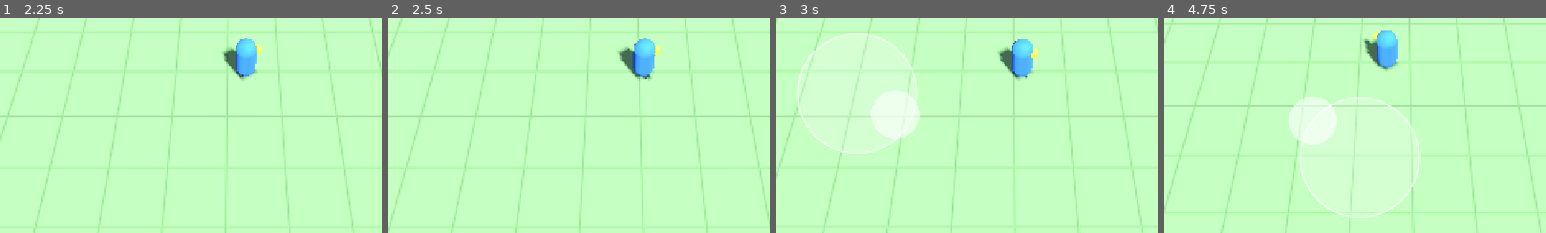
Above: before the commit, frames 1-4 (left to right).
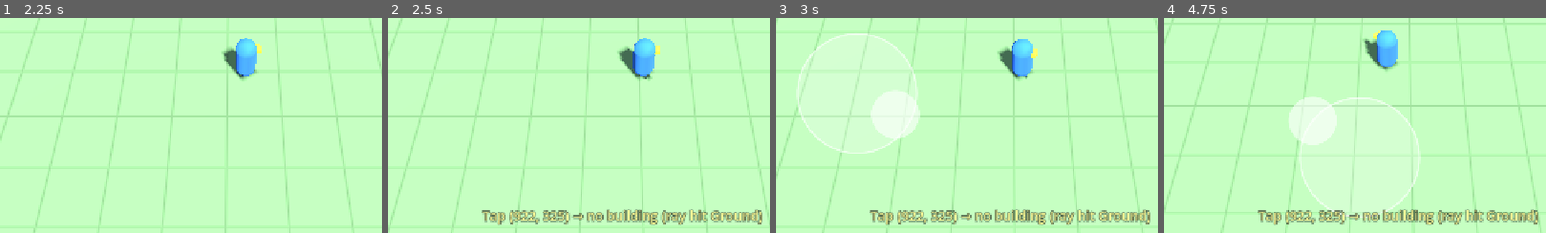
Above: after the commit, the same moments.

Repository: jakobmaier16-pixel/airport-idle
Game: Godot game, scene res://scenes/main/main.tscn
Same seed, same stepped clock (60 frames per second), same inputs: the game is played once before the commit and once after it.
Inputs (mouse positions are % of the whole screen's width and height, from its top left):
- Up to frame 1 (2.25 s): click "Build" at 0.5 s; click "Manager" at 1.25 s; tap Enter at 2 s; move the mouse to (72, 45) at 2.02 s; hold D (move_right) from 2.03 s (still down); click (72, 45) at 2.17 s
- Up to frame 2 (2.5 s): keep holding D (move_right)
- Up to frame 3 (3 s): release D (move_right) at 2.75 s; drag from (30, 55) to (45, 70) at 2.77 s
- Up to frame 4 (4.75 s): move the mouse to (60, 28) at 3.52 s; hold D (move_right) 3.53-4.25 s; drag from (45, 70) to (20, 35) at 4.27 s
The pictures show only the part of the screen within x 19-69%, y 38-88%; the shares and areas given below are measured in that part.

Frame 1 is identical in both runs. In frame 2, 3.1% of the frame differs, in the area x 24-98%, y 88-97%; in frame 3, 3.1%; in frame 4, 3.2%.

Commit message:
Station taps: backup picking on screen, tap diagnosis line in test builds
Taps on stations still didn't open the panel on the iPhone.
- If the physics ray doesn't find a building, the station whose box
  covers the tap on screen is used (works without physics)
- Test builds show what the last tap did at the bottom of the screen
  (station found, what the ray hit, or 'build view: stations open in
  the manager view')

Co-Authored-By: Claude Opus 5.5 <noreply@anthropic.com>

Diff:
--- a/scenes/main/main.gd
+++ b/scenes/main/main.gd
@@ -5,6 +5,9 @@
 enum View { MANAGER, BUILD }
 
 var current_view: View = View.MANAGER
+
+# How the last building_at() call decided, for the test-build tap diagnosis line.
+var _last_pick: String = ""
 
 @onready var _manager: Manager = $Manager
 @onready var _manager_camera: ManagerCamera = $ManagerCamera
@@ -50,13 +53,17 @@
 
 # Manager view: tapping a building opens its station panel; tapping elsewhere closes it.
 func _on_tapped(screen_position: Vector2) -> void:
+	var where := "Tap (%d, %d)" % [roundi(screen_position.x), roundi(screen_position.y)]
 	if current_view != View.MANAGER:
+		_hud.report_tap(where + " in build view: stations open in the manager view")
 		return
 	var building := building_at(screen_position)
 	if building != null and building.type.role != BuildingType.Role.NONE:
 		_hud.show_station(building)
+		_hud.report_tap("%s → %s (%s)" % [where, building.type.display_name, _last_pick])
 	else:
 		_hud.hide_station()
+		_hud.report_tap("%s → no building (%s)" % [where, _last_pick])
 
 
 ## The building under a screen position in the manager view, or null.
@@ -66,8 +73,21 @@
 	# Solid buildings: hit their walls or roof, not just the ground under the finger.
 	var query := PhysicsRayQueryParameters3D.create(from, from + direction * 300.0)
 	var hit := get_world_3d().direct_space_state.intersect_ray(query)
-	if not hit.is_empty() and (hit.collider as Object).has_meta(BuildingLayer.BUILDING_META):
-		return (hit.collider as Object).get_meta(BuildingLayer.BUILDING_META)
+	if hit.is_empty():
+		_last_pick = "ray hit nothing"
+	else:
+		var collider := hit.collider as Object
+		if collider.has_meta(BuildingLayer.BUILDING_META):
+			_last_pick = "ray"
+			return collider.get_meta(BuildingLayer.BUILDING_META)
+		_last_pick = "ray hit %s" % ((collider as Node).name if collider is Node else str(collider))
+
+	# Backup without physics: the station whose box covers this point on screen.
+	var on_screen := _station_on_screen(screen_position)
+	if on_screen != null:
+		_last_pick += ", found on screen"
+		return on_screen
+
 	# Flat buildings (stands) have no collision: look at the ground cell.
 	var ground: Variant = Plane(Vector3.UP, 0.0).intersects_ray(from, direction)
 	if ground == null:
@@ -75,7 +95,39 @@
 	var cell := Airport.grid.world_to_cell(ground as Vector3)
 	if not Airport.grid.is_inside(cell) or Airport.grid.is_empty(cell):
 		return null
+	_last_pick += ", ground cell"
 	return Airport.grid.get_content(cell) as Building
+
+
+# The closest station whose box (as seen by the manager camera) covers `screen_position`.
+func _station_on_screen(screen_position: Vector2) -> Building:
+	var best: Building = null
+	var best_distance := INF
+	for building in Airport.buildings:
+		if building.type.role == BuildingType.Role.NONE or not building.type.is_solid:
+			continue
+		var size := Building.rotated_size(building.type.footprint, building.rotation_steps)
+		var center := Airport.grid.block_center(building.origin_cell, size)
+		var half := Vector3(size.x, 0.0, size.y) * Airport.grid.cell_size * 0.5
+		var screen_box := Rect2()
+		var behind_camera := false
+		for corner in 8:
+			var point := center + Vector3(
+				half.x * (1.0 if corner & 1 else -1.0),
+				building.type.height if corner & 2 else 0.0,
+				half.z * (1.0 if corner & 4 else -1.0))
+			if _manager_camera.is_position_behind(point):
+				behind_camera = true
+				break
+			var on_screen := _manager_camera.unproject_position(point)
+			screen_box = Rect2(on_screen, Vector2.ZERO) if corner == 0 else screen_box.expand(on_screen)
+		if behind_camera or not screen_box.has_point(screen_position):
+			continue
+		var distance := _manager_camera.global_position.distance_to(center)
+		if distance < best_distance:
+			best_distance = distance
+			best = building
+	return best
 
 
 func _on_view_toggle_pressed() -> void:
--- a/scenes/ui/hud.gd
+++ b/scenes/ui/hud.gd
@@ -81,6 +81,13 @@
 		_update_station_panel()
 
 
+## Test builds: shows what a tap did at the bottom of the screen (see TapFeedback).
+func report_tap(text: String) -> void:
+	var feedback := get_node_or_null(^"TapFeedback") as TapFeedback
+	if feedback != null and not feedback.is_queued_for_deletion():
+		feedback.report(text)
+
+
 ## Opens the station panel for `building` (manager view, design doc §7.8).
 func show_station(building: Building) -> void:
 	shown_station = building
--- a/scenes/ui/tap_feedback.gd
+++ b/scenes/ui/tap_feedback.gd
@@ -1,11 +1,17 @@
 class_name TapFeedback
 extends Control
-## Test builds only: draws a small fading ring wherever a tap is recognized, so touch problems on
-## the device are easy to diagnose ("no ring" = the tap wasn't recognized as a tap).
+## Test builds only: draws a small fading ring wherever a tap is recognized, and a line at the
+## bottom saying what the last tap did, so touch problems on the device are easy to diagnose
+## ("no ring" = the tap wasn't recognized as a tap).
 
 const RING_RADIUS: float = 28.0
 const RING_LIFETIME: float = 0.5
 const RING_COLOR: Color = Color(1.0, 1.0, 1.0, 0.9)
+
+const REPORT_FONT_SIZE: int = 22
+
+## What the last tap did (set through Hud.report_tap()).
+var report_text: String = ""
 
 # Positions (UI pixels) and ages (seconds) of the rings currently shown.
 var _positions: PackedVector2Array = PackedVector2Array()
@@ -31,7 +37,19 @@
 	queue_redraw()
 
 
+## Shows what the last tap did at the bottom of the screen.
+func report(text: String) -> void:
+	report_text = text
+	queue_redraw()
+
+
 func _draw() -> void:
+	if not report_text.is_empty():
+		var font := ThemeDB.fallback_font
+		var width := font.get_string_size(report_text, HORIZONTAL_ALIGNMENT_LEFT, -1, REPORT_FONT_SIZE).x
+		var at := Vector2((size.x - width) * 0.5, size.y - 110.0)
+		draw_string_outline(font, at, report_text, HORIZONTAL_ALIGNMENT_LEFT, -1, REPORT_FONT_SIZE, 6, Color(0, 0, 0, 0.7))
+		draw_string(font, at, report_text, HORIZONTAL_ALIGNMENT_LEFT, -1, REPORT_FONT_SIZE, Color(1, 1, 0.6))
 	for i in _ages.size():
 		var progress := _ages[i] / RING_LIFETIME
 		var color := RING_COLOR
--- a/tests/cases/test_13_upgrades.gd
+++ b/tests/cases/test_13_upgrades.gd
@@ -125,3 +125,31 @@
 	var label: Label3D = main.get_node("Buildings")._hints[_building(&"check_in")]
 	check(label.visible, "upgrading building shows a label")
 	check(label.text.begins_with("Upgrading… 1:00") or label.text.begins_with("Upgrading… 0:"), "countdown: '%s'" % label.text)
+
+
+func test_station_found_on_screen_without_physics() -> void:
+	ShowcaseAirport.build(0.0)
+	await start_game()
+	var security := _building(&"security")
+	manager().global_position = Airport.grid.cell_to_world(Vector2i(32, 33))
+	manager_camera().snap_to_target()
+	await physics_frames(2)
+	var center := Airport.grid.block_center(security.origin_cell, Vector2i(5, 3)) + Vector3(0.0, 1.0, 0.0)
+	check(main._station_on_screen(manager_camera().unproject_position(center)) == security, "found by its box on screen")
+	check(main._station_on_screen(Vector2(5, 5)) == null, "nothing in the corner of the screen")
+
+
+func test_tap_report_line() -> void:
+	ShowcaseAirport.build(0.0)
+	await start_game()
+	manager().global_position = Airport.grid.cell_to_world(Vector2i(32, 33))
+	manager_camera().snap_to_target()
+	await physics_frames(2)
+	var security := _building(&"security")
+	tap(manager_camera().unproject_position(Airport.grid.block_center(security.origin_cell, Vector2i(5, 3)) + Vector3(0.0, 1.5, 0.0)))
+	await frames(1)
+	var feedback := hud().get_node("TapFeedback") as TapFeedback
+	check(feedback.report_text.contains("→ Security"), "report names the station: '%s'" % feedback.report_text)
+	await open_build_view()
+	tap(screen_size() * 0.5)
+	check(feedback.report_text.contains("build view"), "build view taps explain where stations open: '%s'" % feedback.report_text)
